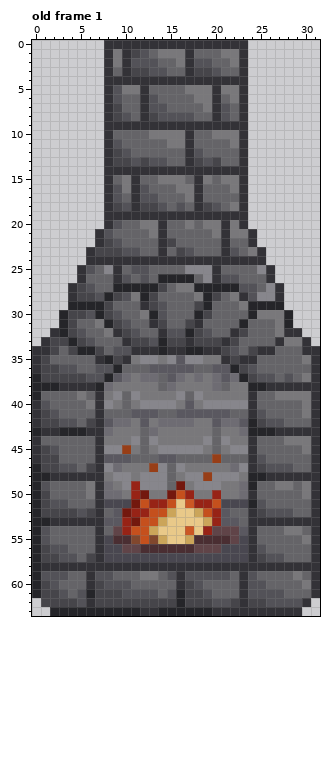
Two versions of one pixel-art file, art/furniture/gray_fireplace.aseprite. The picture above was drawn from the file before the commit.
32x64 pixels, 1 frame. Colours within 5 levels of each other are drawn and written as one. Shown: old frame 1. The commit also changed other frames, which this record leaves out.
And afterwards:
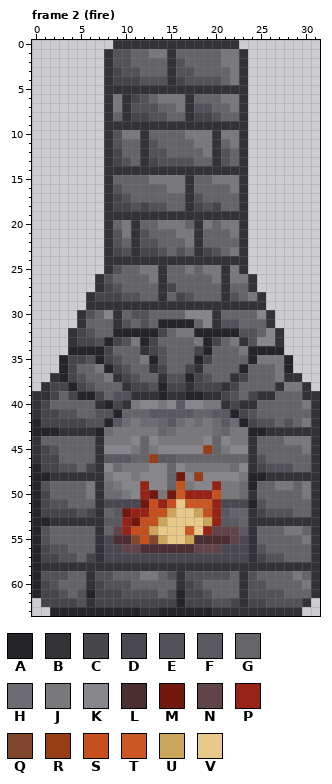
Palette (. is transparent): A #252529  B #333237  C #46454a  D #494750  E #535258  F #5a5860  G #656468  H #6e6c73  J #79787b  K #87868c  L #4a2e32  M #73180e  N #604448  P #972316  Q #81472d  R #973e17  S #c5501d  T #cb5724  U #cba55a  V #e9c989
A new or re-ordered frame is compared with the old frame closest to it.
The edit:
frames 1 -> 3
Changed rows in their new state; - is an unchanged pixel.
Frame 2 (fire) is new; against old frame 1:
first column x 0:
 0 --------.--------------.--------
 1 ---------EEGGJ-BGG--------------
 2 ---------EEGGG-BEGGG-J----------
 3 ---------CEEGGGBEEGGG-J---------
 4 ---------CCCEEE-CEEEEGJ---------
 5 ---------BBB-BBBBBBB-BB---------
 6 ---------JBCEGJJJBGGGJ----------
 7 ---------JBEE-G-JBEEGGJ---------
 8 ---------GBCCE-GGBCCEG----------
10 ---------EJJBGGGGJJJB-----------
11 ------------BE-GGGJJB-----------
12 ----------G-BEE--GGJBE----------
13 ----------EGBC-EEEGGBE----------
15 ----------GG-J---BGGJ-----------
16 ----------GGG--J-BG-------------
17 ---------CEGGG---BE-------------
18 ----------CE-E--GBCEC-G---------
20 ---------GJBGGJJJGB-GJ----------
21 -------.BEJBEGG-JJB-GG-B.-------
22 -------.B--BEEGG-JB--G-B.-------
23 ------..B--BCCE-EGBCEGJB..------
24 ------..----------------..------
25 -----...BE-GJJB--JGJJBJB...-----
26 -----..BEGG-GJBGGG-GJBJJB..-----
27 ----...BCEGGGGBCGGGGGBGGB...----
28 ----..BCC--EGGB-CEGGGBEGJB..----
29 ----..BBBBBB-BBBBBBBBBBBBB..----
30 ---..B-GKB-EEGG--KKKB---GKB..---
31 ---..B-GGB--EGAAAAGKBEEG--B..---
32 --..BCE-GAAAAACGJJAAAAAEE-KB..--
33 -...B-CEACEJACGGGGJA-GJBEKK-...-
34 ....A--ACGGG-CEGGGCAGGGJAAAA....
35 ...ACCEACEGGJAEGGGACGGGGAJJJA...
36 ...AC--JACE--BCGGCB-GGGAG--JA...
37 ..BA-EGGJBCEGGBEEACEGGBCGGGJBB..
38 .BCCACEGGGBCCEACCBCCCBCGGGG-JJ-.
39 BBC-CAACGEEBBBABBAABBCEGCBBGGGB-
40 -C----G-ACB---J-FKKJJBCB--------
41 --CEE--EEA-GG-FF--GG--ACEG----G-
42 A--CCCEEAF--HHGF-JH-HF-ACE-GE-J-
43 -AABBB-A----JJGH----HG-J--B-----
45 ----------K--------R------------
46 -------------R------G-----------
47 -------------K------------------
48 ----------------M-RK------------
49 -----------KP---S---P-----------
50 -----------KPM--T-PPS-----------
51 -----------DMS----TTP-----------
Where, in picture pixels (left, top, right, bottom), the same in both pictures:
changed: (32, 40, 320, 508)
